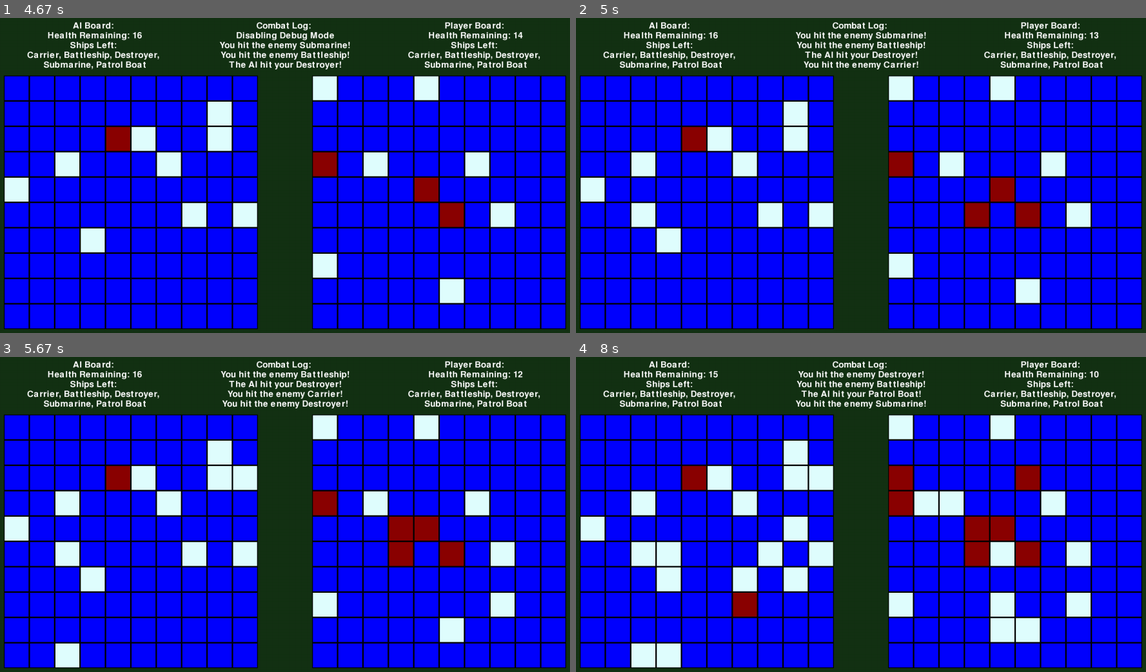
Above: before the commit, frames 1-4 (two rows, left to right).
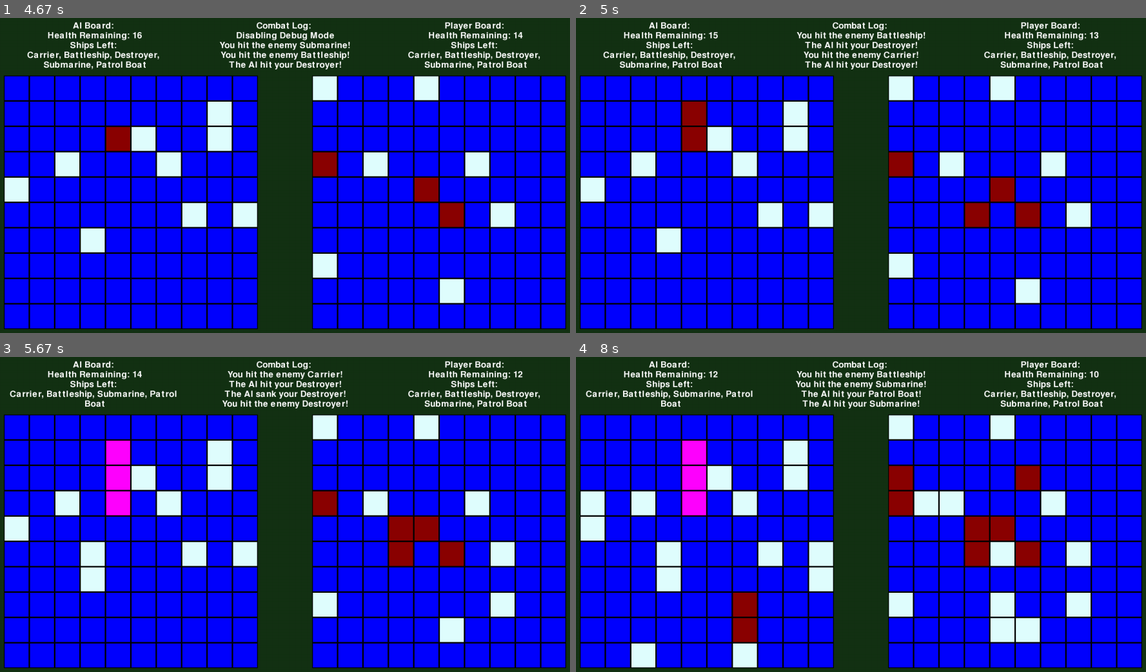
Above: after the commit, the same moments.

Repository: SBlanchardCyberSec/BattleshipPyGameProject
Game: pygame game, started from BattleshipApp.py
Same seed, same stepped clock (60 frames per second), same inputs: the game is played once before the commit and once after it.
Inputs (mouse positions are in pixels of both pictures, inside the frame that each line leads up to):
- Up to frame 1 (4.67 s): click (473, 166) at 0.38 s; tap D at 0.67 s; click (433, 178) at 1.05 s; hold D 1.33-1.8 s; click (376, 156) at 1.88 s; press the mouse at (478, 137) at 2.2 s; move the mouse to (461, 216) at 2.3 s; release the mouse at (444, 292) at 2.43 s; press the mouse at (399, 112) at 2.53 s; move the mouse to (364, 184) at 2.63 s; release the mouse at (330, 257) at 2.77 s; press the mouse at (501, 162) at 2.87 s; move the mouse to (467, 125) at 2.97 s; release the mouse at (433, 84) at 3.1 s; press the mouse at (427, 137) at 3.2 s; move the mouse to (376, 147) at 3.3 s; release the mouse at (330, 156) at 3.43 s; press the mouse at (530, 87) at 3.53 s; move the mouse to (484, 144) at 3.63 s; release the mouse at (438, 203) at 3.77 s; press the mouse at (399, 137) at 3.87 s; move the mouse to (359, 109) at 3.97 s; release the mouse at (313, 84) at 4.1 s; click (495, 213) at 4.22 s; press the mouse at (495, 213) at 4.53 s; move the mouse to (444, 219) at 4.63 s
- Up to frame 2 (5 s): release the mouse at (963, 225) at 4.77 s; press the mouse at (1026, 87) at 4.87 s; move the mouse to (1054, 178) at 4.97 s
- Up to frame 3 (5.67 s): release the mouse at (501, 609) at 5.1 s; click (387, 533) at 5.22 s; press the mouse at (530, 476) at 5.53 s; move the mouse to (490, 473) at 5.63 s
- Up to frame 4 (8 s): release the mouse at (1032, 470) at 5.77 s; press the mouse at (923, 501) at 5.87 s; move the mouse to (969, 552) at 5.97 s; release the mouse at (1009, 599) at 6.1 s; press the mouse at (923, 501) at 6.2 s; move the mouse to (923, 508) at 6.3 s; release the mouse at (918, 511) at 6.43 s; click (889, 467) at 6.55 s; press the mouse at (889, 467) at 7.37 s; move the mouse to (952, 514) at 7.47 s; release the mouse at (1014, 561) at 7.6 s; press the mouse at (975, 451) at 7.7 s; move the mouse to (986, 536) at 7.8 s; release the mouse at (992, 618) at 7.93 s

Frame 1 is identical in both runs. In frame 2, 1.9% of the frame differs, in the area x 9-62%, y 4-67%; in frame 3, 3.6%; in frame 4, 6.0%, in the area x 0-62%, y 4-99%.

Commit message:
Updated AI, cleaned up duplicate code in Render, and improved error handling

Diff:
--- a/BattleshipApp.py
+++ b/BattleshipApp.py
@@ -31,6 +31,9 @@
 
 ainoshootflag = True #global bool for ai no shoot flag
 gameoverflag = False #global bool for not allowing mouse input after game end
+
+aihitshots = [] #track the recent hit shots
+aipossibleshotsafterhit = [] #saves possible shots for AI that make sense
 
 cellsize = 70
 cellbordersize = 2
@@ -70,6 +73,10 @@
     #player input here
     global ainoshootflag
     global gameoverflag
+    global aihitshots
+    global aipossibleshotsafterhit
+
+
     for event in eventlist:
         if event.type == pygame.KEYDOWN:
             if event.key == pygame.K_d:
@@ -92,7 +99,7 @@
                             #cell collision
                             if cell.hitable:
                                 #print ("Shooting Cell at ({}, {})".format(cell.x, cell.y))
-                                result = player.board.shootCell(cell.x, cell.y)
+                                (result, resultship) = player.board.shootCell(cell.x, cell.y)
                                 addCombatLogMsg(result)
                                 player.updateHealth()
                                 ainoshootflag = False
@@ -102,11 +109,107 @@
 
     if not ainoshootflag:
         #ai shoot here
-        (x,y) = random.choice(aishootcoords)
-        #print ("AI Randomly Shoots ({}, {})".format(x, y))
+        # #Better AI aiming here
+        #Take into account previous ship hits
+
+        if len(aihitshots) < 1:
+            #no saved hits - choose random
+            (x,y) = random.choice(aishootcoords)
+
+
+        elif len(aihitshots) == 1: #1 hit without sink
+            aipossibleshotsafterhit = []
+
+
+            for (x, y) in aishootcoords: #all cells not hit yet
+                for (xx, yy) in aihitshots: #cells hit and point of interest
+                    if ((abs(x - xx) <= 1) and (abs(y - yy) <= 1)): #if adjacent (includes diagonals)
+                        if ((x == xx) ^ (y == yy)): #exclude diagonals here as only checking for orthogonal
+                            #(this could be an or as the already hit cell was removed previously) but xor is cleaner and safer
+
+                            #print("Coord ({}, {}) added to temp with hitshot coord ({}, {})".format(x, y, xx, yy))
+                            aipossibleshotsafterhit.append((x, y)) #add shot to possible list
+
+
+            (x, y) = random.choice(aipossibleshotsafterhit)
+
+        else: #greater than 1 hits without a sink
+            aipossibleshotsafterhit = []
+            tempcoord = aihitshots[0]
+            orientation = 0 #vertical or horizontal with a fail condition
+
+            for coord in aihitshots:
+                if coord != tempcoord:
+                    if coord[0] == tempcoord[0]: #x's are matching horizontal (my axises are switched)
+                        orientation = 1
+
+                    elif coord[1] == tempcoord[1]: #y's match vertical (my axises are switched)
+                        orientation = 2
+
+                    else: #coord is not adjacent to tempcoord
+                        tempcoord = coord
+                else: #do nothing (matching coords)
+                    pass
+
+            if orientation == 1: #horizontal
+                for (x, y) in aishootcoords: #all cells not hit yet
+                    for (xx, yy) in aihitshots:
+                            if ((x == xx) and (abs(y - yy) <= 1)): #adjacent to coord and horizontal only
+                                #print("Coord ({}, {}) added to temp with hitshot coord ({}, {}) known only horizontal".format(x, y, xx, yy))
+                                aipossibleshotsafterhit.append((x, y)) #add shot to possible list
+
+
+            elif orientation == 2: #vertical
+                for (x, y) in aishootcoords: #all cells not hit yet
+                    for (xx, yy) in aihitshots:
+                            if ((abs(x - xx) <= 1) and (y == yy)): #adjacent to coord and vertical only ((abs(x - xx) <= 1) and (y == yy))
+                                #print("Coord ({}, {}) added to temp with hitshot coord ({}, {}) known only vertical".format(x, y, xx, yy))
+                                aipossibleshotsafterhit.append((x, y)) #add shot to possible list
+
+
+            else: #unknown direction
+                #print("ERROR: Direction for AI shot focus unknown (this should not be possible) Congrats, you found the impossible bug! I never found this in testing.")
+                pass #actually need this here as the print is commented
+
+
+            if len(aipossibleshotsafterhit) > 0:
+                (x, y) = random.choice(aipossibleshotsafterhit) #raises index error if empty
+
+            else: #failsafe here in case direction unknown
+                (x, y) = random.choice(aishootcoords)
+
+
+        #print("Aipossibleshotsafterhit -> {}".format(aipossibleshotsafterhit))
+        #print("AI shooting ({}, {})".format(x, y))
+
+
+        #print("Aishootcoords -> {}".format(aishootcoords))
         aishootcoords.remove((x, y))
         #print ("Size of AI Shoot Coords is now : {}".format(len(aishootcoords)))
-        result = ai.board.shootCell(x, y)
+        (result, resultship) = ai.board.shootCell(x, y)
+
+
+
+        #keep track of previous hits here
+        #The AI sank - 11 characters
+        if 'hit' in result[:12]:
+            #hit but not sank
+            #add current coords to list of hits
+            aihitshots.append((x, y))
+
+
+        elif 'sank' in result[:12]:
+            #sank ship
+
+            aihitshots.append((x, y)) #have to add this to remove it after
+
+            #print("Clearing this Cellrange from aihitshots -> {}".format(resultship.cellrange.coords))
+            #print("Aihitshots is this before removing -> {}".format(aihitshots))
+
+            #need to do this to preserve hits for other ships as opposed to clearing list
+            for coord in resultship.cellrange.coords:
+                aihitshots.remove(coord)
+
         addCombatLogMsg(result)
         ai.updateHealth()
         ainoshootflag = True
@@ -121,73 +224,12 @@
 
 
     #next text for AI board
-    aiboardtitle = "AI Board: \nHealth Remaining: {}\nShips Left: \n".format(ai.health)
-    for ship in ai.board.ships:
-        #aiboardtitle += repr(ship)
-        aiboardtitle += "{}, ".format(ship.model)
-    aiboardtitle = aiboardtitle[0:len(aiboardtitle) - 2]
-
-    aiboardtitletext = font.render(aiboardtitle, True, textcolor, None, textwidth)
-
-    aiboardtitlerect = aiboardtitletext.get_rect(midtop = (margin + (textwidth // 2), margin))
-
-    #midtop = (margin + textwidth + margin + (textwidth // 2), margin)
-
-    aiboardtitlesurface = pygame.surface.Surface(aiboardtitlerect.size)
-    #aiboardtitlesurface.fill("darkorange")
-    aiboardtitlesurface.fill(backgroundcolor)
-    aiboardtitlesurface.blit(aiboardtitletext, (0, 0))
-
-    aiboardtitletext = aiboardtitlesurface
-
-    screen.blit(aiboardtitletext, aiboardtitlerect)
+    renderBoardText(screen, font, ai, True)
+
 
     #next the ai board rendering
 
-    #aiboardtest = pygame.rect.Rect(25, SCREEN_HEIGHT - margin - cellsize * 10, cellsize * 10, cellsize * 10)
-    #pygame.draw.rect(screen, watercolor, aiboardtest)
-
-
-    celloffsetx = 0
-    celloffsety = 0
-    tempcolor = watercolor
-    for row in ai.board.cells:
-        for cell in row:
-            x = repr(cell)[1:2]
-            if x == "0": #empty and hit
-                tempcolor = misscolor
-            elif x == "_": #empty and not hit (known empty)
-                tempcolor = emptyscannedcolor
-            elif x == "-": #empty and not known (unknown)
-                tempcolor = watercolor
-            elif x == "X": #hit ship (not debug)
-                tempcolor = hitcolor
-            elif x == "*": #sank ship
-                tempcolor = sankshipcolor
-            elif x == "C": #debug
-                tempcolor = carriercolor
-            elif x == "B": #debug
-                tempcolor = battleshipcolor
-            elif x == "D": #debug
-                tempcolor = destroyercolor
-            elif x == "S": #debug
-                tempcolor = submarinecolor
-            elif x == "P": #debug
-                tempcolor = patrolboatcolor
-
-            #cell
-            cell.rect = pygame.rect.Rect(margin + celloffsetx,
-            SCREEN_HEIGHT - margin - cellsize * 10 + celloffsety, cellsize, cellsize)
-
-            pygame.draw.rect(screen, tempcolor, cell.rect)
-
-            #cell border
-            pygame.draw.rect(screen, cellbordercolor, cell.rect, cellbordersize)
-
-            celloffsetx += cellsize
-        celloffsetx = 0
-        celloffsety += cellsize
-
+    renderPlayerBoard(ai, True)
 
 
 
@@ -212,20 +254,48 @@
 
 
 
-
     #next the player board text
 
-    playertitle = "Player Board: \nHealth Remaining: {}\nShips Left: \n".format(player.health)
+    renderBoardText(screen, font, player, False)
+
+
+    #next the player board
+    renderPlayerBoard(player, False)
+
+    #end of Render()
+
+
+
+
+#move text rendering to function to reduce duplicate code
+def renderBoardText(screen: pygame.display.set_mode, font: pygame.font.SysFont, player: BattleshipPlayer.Player, ai: bool):
+
+    if ai:
+        playertitle = "AI "
+
+    else:
+        playertitle = "Player "
+
+
+
+    playertitle += "Board: \nHealth Remaining: {}\nShips Left: \n".format(player.health)
+
     for ship in player.board.ships:
         #playertitle += repr(ship)
         playertitle += "{}, ".format(ship.model)
-    playertitle = playertitle[0:len(playertitle) - 2]
+    playertitle = playertitle[0:len(playertitle) - 2] #cut off last , and space at end of string (see line above)
 
     playertitletext = font.render(playertitle, True, textcolor, None, textwidth)
 
-    playertitlerect = playertitletext.get_rect()
-    #playertitlerect.center =
-    playertitlerect.midtop = (SCREEN_WIDTH - margin - (textwidth // 2), margin)
+    if ai:
+        playertitlerect = playertitletext.get_rect(midtop = (margin + (textwidth // 2), margin))
+
+    else:
+        playertitlerect = playertitletext.get_rect(midtop = (SCREEN_WIDTH - margin - (textwidth // 2), margin))
+        #playertitlerect.center =
+        #playertitlerect.midtop = (SCREEN_WIDTH - margin - (textwidth // 2), margin)
+
+
 
     playertitlesurface = pygame.surface.Surface(playertitlerect.size)
     #playertitlesurface.fill("darkorange")
@@ -239,11 +309,10 @@
 
 
 
-    #next the player board
-
-    #playerboardtest = pygame.rect.Rect(SCREEN_WIDTH - 25 - cellsize * 10, SCREEN_HEIGHT - margin - cellsize * 10, cellsize * 10, cellsize * 10)
-    #pygame.draw.rect(screen, watercolor, playerboardtest)
-
+
+
+#move board rendering to function to reduce duplicate code
+def renderPlayerBoard(player: BattleshipPlayer.Player, ai: bool):
     celloffsetx = 0
     celloffsety = 0
     tempcolor = watercolor
@@ -272,8 +341,16 @@
                 tempcolor = patrolboatcolor
 
             #cell
-            cell.rect = pygame.rect.Rect(SCREEN_WIDTH - 25 - cellsize * 10 + celloffsetx,
-            SCREEN_HEIGHT - margin - cellsize * 10 + celloffsety, cellsize, cellsize)
+
+            if (ai): #ai player board
+                cell.rect = pygame.rect.Rect(margin + celloffsetx,
+                SCREEN_HEIGHT - margin - cellsize * 10 + celloffsety, cellsize, cellsize)
+
+            else: #player board
+                cell.rect = pygame.rect.Rect(SCREEN_WIDTH - 25 - cellsize * 10 + celloffsetx,
+                SCREEN_HEIGHT - margin - cellsize * 10 + celloffsety, cellsize, cellsize)
+
+
             pygame.draw.rect(screen, tempcolor, cell.rect)
 
             #cell border
@@ -282,8 +359,6 @@
             celloffsetx += cellsize
         celloffsetx = 0
         celloffsety += cellsize
-
-    #end of Render()
 
 
 
--- a/BattleshipBoard.py
+++ b/BattleshipBoard.py
@@ -105,7 +105,7 @@
             self.genShip(rotation, length, model)
 
 
-    def shootCell(self, x, y) -> str:
+    def shootCell(self, x, y) -> Tuple[str, BattleshipShip.Ship]:
         flag = False
         tempship = 0
         result = ""
@@ -147,7 +147,7 @@
 
             self.ships.remove(tempship)
 
-        return result
+        return (result, tempship)
 
 
 
